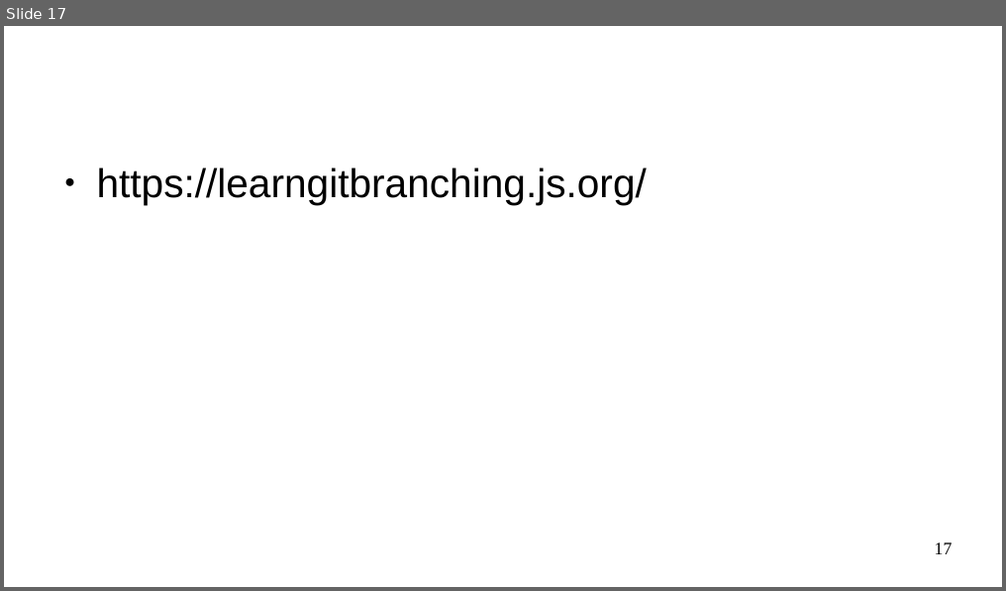
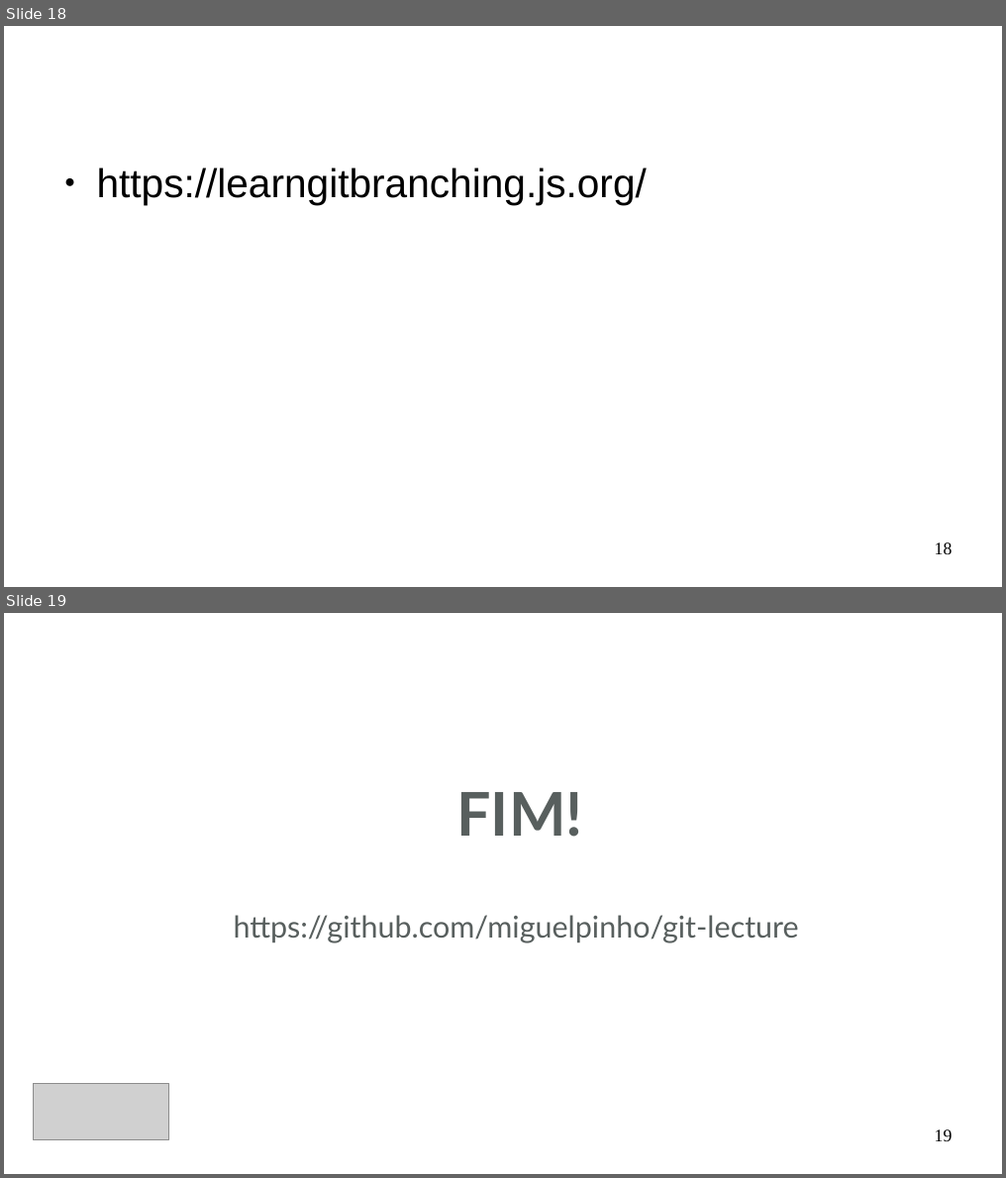
Before and after one commit to miguelpinho/git-lecture, a slide deck: lecture_pt.odp. Shown one above the other, each under a label of ours: slide 17 before the commit, slides 18 and 19 after it. The pictures are 1006x591 and 1006x1178 pixels, drawn with LibreOffice and Linux fonts; fonts in the diff are those of the drawing; grey boxes stand for pictures. Boxes give left, top, right and bottom in pixels: in the first picture for what was removed or moved away, otherwise in the second. Text is boxed around its words. In the diff, an @@ line names an element or a change of style, - is before the commit and + after.

```diff
--- a/lecture_pt.odp
+++ b/lecture_pt.odp
@@ slide 19 added at (4,613,1002,1174), background #FFFFFF @@
@@ title added at (456,792,582,837), 48 pt, text #585F5E, bold @@
+FIM!
@@ title added at (234,915,799,944), 24 pt, text #585F5E @@
+https://github.com/miguelpinho/git-lecture
@@ picture added at (33,1084,168,1141) @@
@@ page number added at (935,1130,952,1142), 14 pt, text #000000 @@
+19
@@ what was slide 17 is now slide 18 @@
@@ page number at (935,543,952,555): text changed @@
-17
+18
```
Also in this commit, not shown: 1 slide changed, 1 other slide added, 1 other file.
